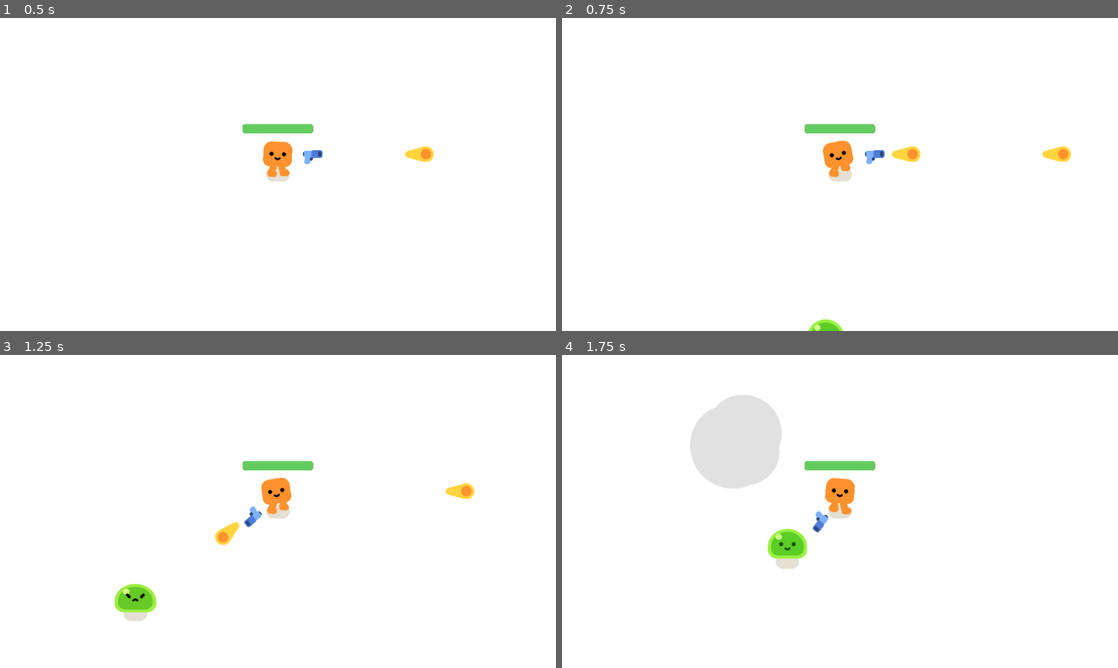
Above: before the commit, frames 1-4 (two rows, left to right).
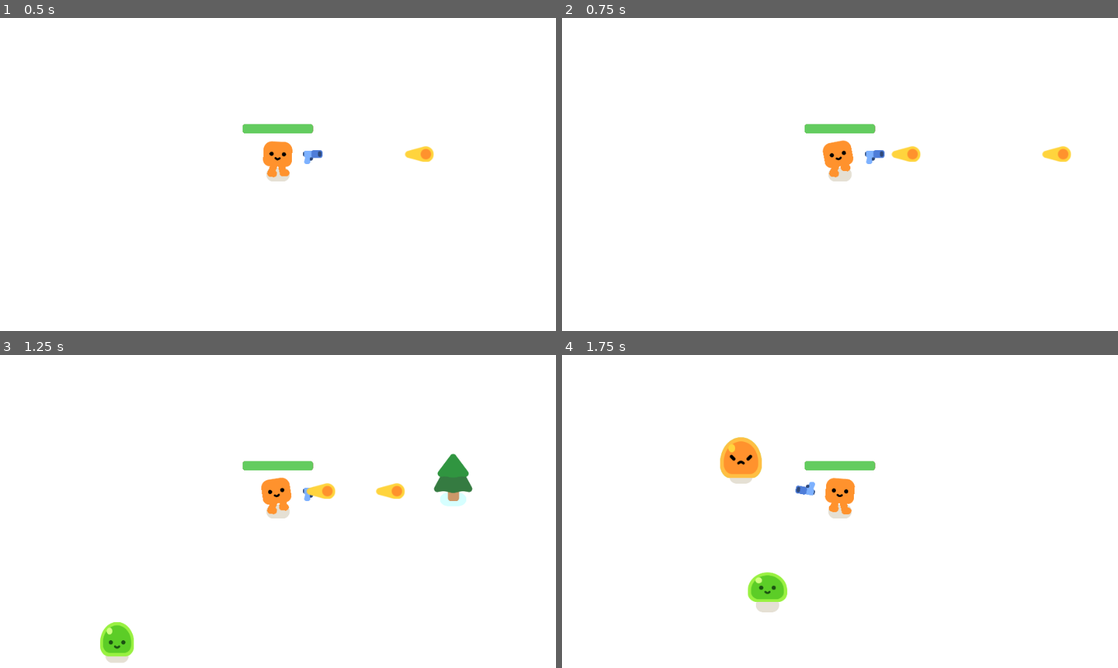
Above: after the commit, the same moments.

Repository: martindieck/gun-galore
Game: Godot game, scene res://game.tscn
Two runs of this game, one before a commit and one after it. Both use one fixed random seed, a clock stepped at 60 frames per second and the inputs below.
Inputs:
- Up to frame 1 (0.5 s): no input
- Up to frame 2 (0.75 s): hold D (move_right) from 0.53 s (still down)
- Up to frame 3 (1.25 s): keep holding D (move_right)
- Up to frame 4 (1.75 s): release D (move_right) at 1.28 s; hold S (move_down) from 1.28 s (still down)

Frame 1 is identical in both runs. In frame 2, 0.2% of the frame differs, in the area x 44-51%, y 96-100%; in frame 3, 2.9%; in frame 4, 5.4%, in the area x 23-48%, y 12-83%.

Commit message:
Added Static Object Spawn for Trees

Diff:
--- a/enemy.gd
+++ b/enemy.gd
@@ -1,6 +1,6 @@
 extends CharacterBody2D
 
-var health = 3
+var health = 2
 
 @onready var player = get_node("/root/Game/Player")
 const SMOKE_EXPLOSION = preload("res://smoke_explosion/smoke_explosion.tscn")
--- a/game.gd
+++ b/game.gd
@@ -2,12 +2,20 @@
 
 func spawn_mob():
 	var new_mob = preload("res://enemy.tscn").instantiate()
-	%EnemyPath.progress_ratio = randf()
-	new_mob.global_position = %EnemyPath.global_position
+	%SpawnPath.progress_ratio = randf()
+	new_mob.global_position = %SpawnPath.global_position
 	add_child(new_mob)
+
+func spawn_static():
+	var new_static = preload("res://tree.tscn").instantiate()
+	%SpawnPath.progress_ratio = randf()
+	new_static.global_position = %SpawnPath.global_position
+	add_child(new_static)
+
 
 func _on_timer_timeout():
 	spawn_mob()
+	spawn_static()
 
 func _on_player_health_depleted():
 	%GameOver.visible = true
--- a/game.tscn
+++ b/game.tscn
@@ -5,7 +5,7 @@
 
 [sub_resource type="Curve2D" id="Curve2D_6x45l"]
 _data = {
-"points": PackedVector2Array(0, 0, 0, 0, -79, -83, 0, 0, 0, 0, 1102, -83, 0, 0, 0, 0, 1102, 549, 0, 0, 0, 0, -77, 550, 0, 0, 0, 0, -79, -83)
+"points": PackedVector2Array(0, 0, 0, 0, -79, -83, 0, 0, 0, 0, 1102, -83, 0, 0, 0, 0, 1103, 626, 0, 0, 0, 0, -76, 628, 0, 0, 0, 0, -79, -83)
 }
 point_count = 5
 
@@ -28,7 +28,7 @@
 scale = Vector2(1.66667, 1.66667)
 curve = SubResource("Curve2D_6x45l")
 
-[node name="EnemyPath" type="PathFollow2D" parent="Player/Path2D"]
+[node name="SpawnPath" type="PathFollow2D" parent="Player/Path2D"]
 unique_name_in_owner = true
 position = Vector2(-79, -83)
 
